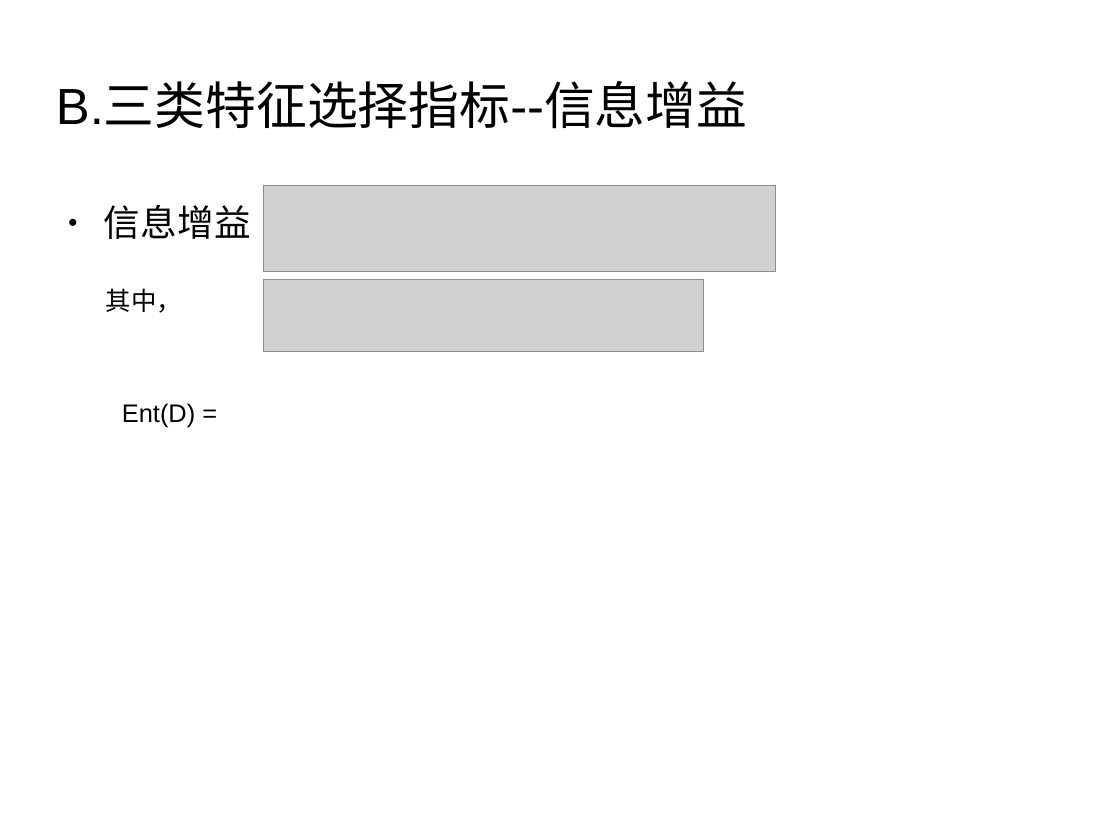
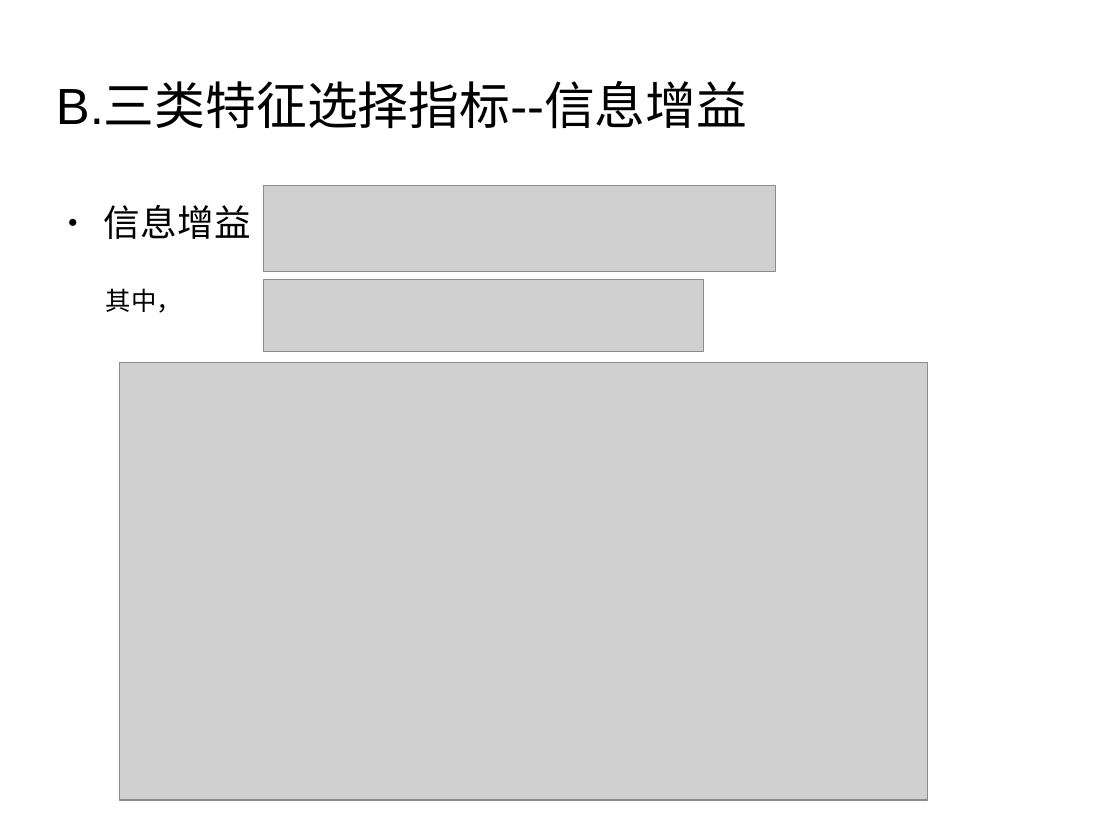
Before and after one commit to liulj0507/DecisionTreeShareProject, a slide deck: slide 7 of doc/DecisionTree-zhb.odp (slide 8 before the commit). Drawn at 1120x840 pixels with LibreOffice and Linux fonts; fonts in the diff are those of the drawing; grey boxes stand for pictures; background and template pictures are left out. Boxes give left, top, right and bottom in pixels: in the first picture for what was removed or moved away, otherwise in the second. Text is boxed around its words. In the diff, an @@ line names an element or a change of style, - is before the commit and + after.

```diff
--- a/doc/DecisionTree-zhb.odp
+++ b/doc/DecisionTree-zhb.odp
@@ picture added at box(120, 363, 928, 800) @@
@@ text removed at box(122, 403, 195, 427) @@
-Ent(D) =
```
Also in this commit, not shown: 10 other slides changed, 10 slides added, 2 slides removed, 11 other files.
